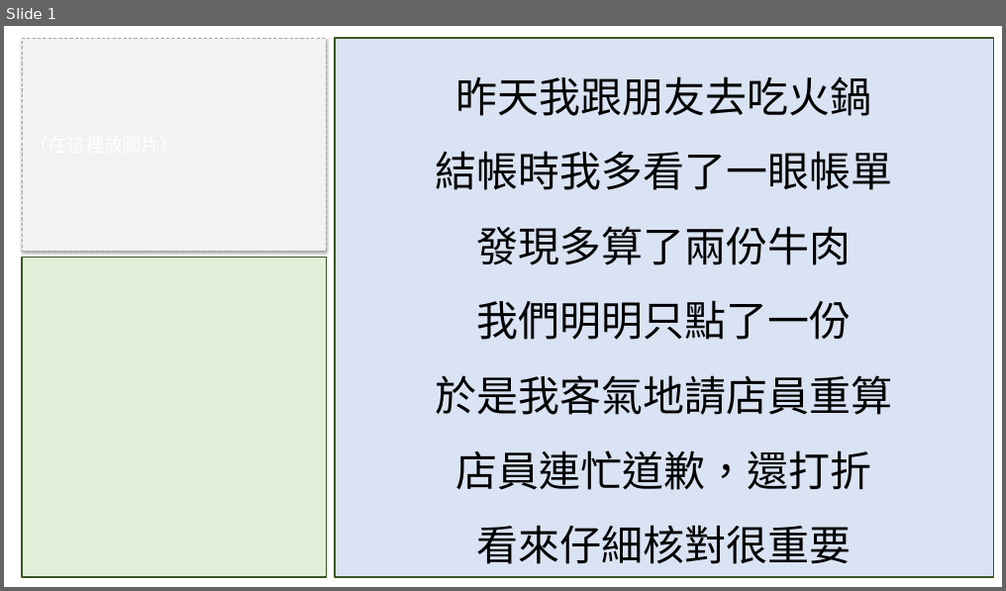
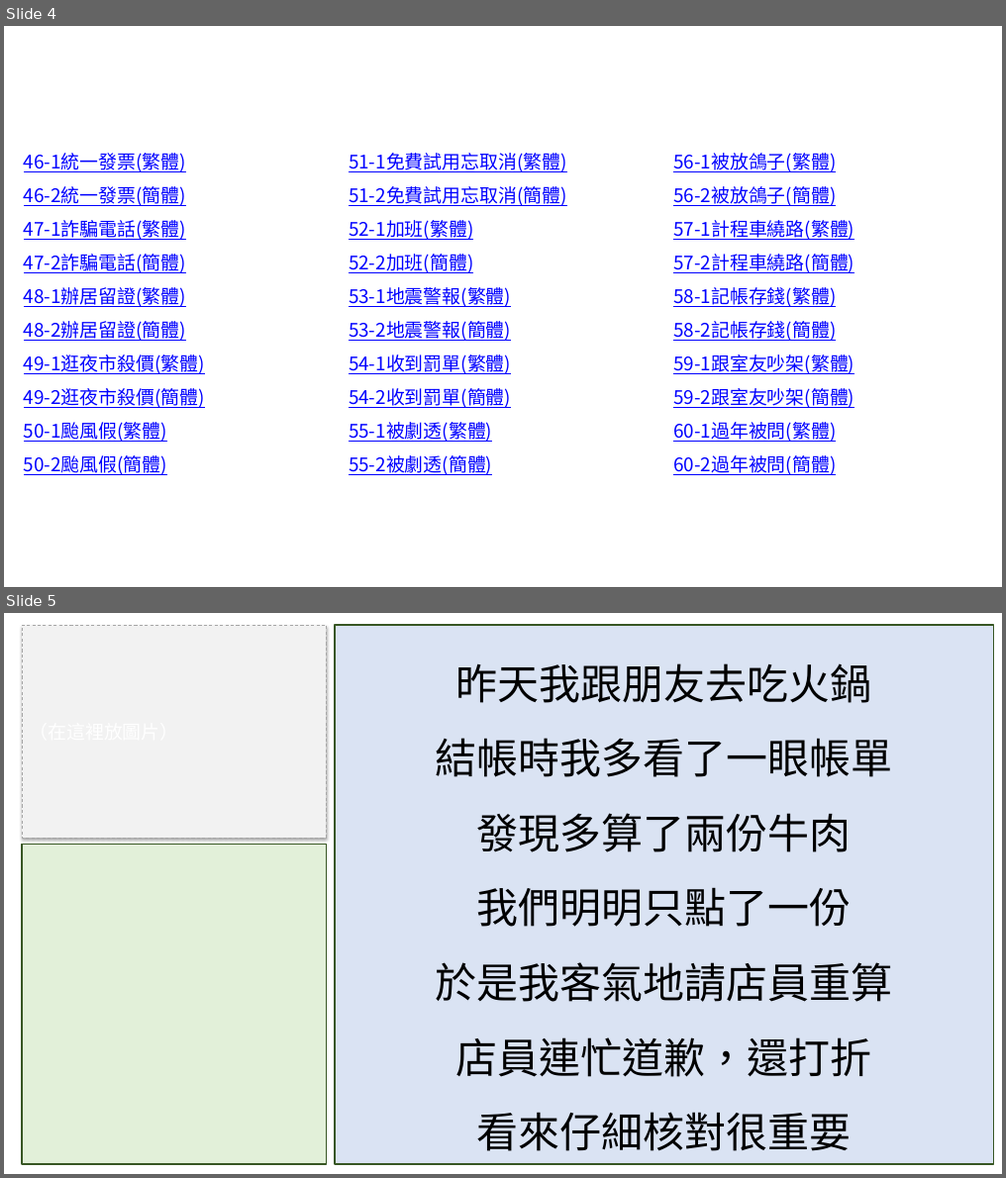
Before and after one commit to wangchiapin/lesson-decks, a slide deck: merged/B2_all.pptx. Shown one above the other, each under a label of ours: slide 1 before the commit, slides 4 and 5 after it. The pictures are 1006x591 and 1006x1178 pixels, drawn with LibreOffice and Linux fonts; fonts in the diff are those of the drawing. Boxes give left, top, right and bottom in pixels: in the first picture for what was removed or moved away, otherwise in the second. Text is boxed around its words. In the diff, an @@ line names an element or a change of style, - is before the commit and + after.

```diff
--- a/merged/B2_all.pptx
+++ b/merged/B2_all.pptx
@@ slide 4 added at bbox=[4, 26, 1002, 587], background #FFFFFF @@
@@ text added at bbox=[24, 153, 205, 475], 18 pt, text #0000FF, underline @@
+46-1統一發票(繁體)
+46-2統一發票(簡體)
+47-1詐騙電話(繁體)
+47-2詐騙電話(簡體)
+48-1辦居留證(繁體)
+48-2辦居留證(簡體)
+49-1逛夜市殺價(繁體)
+49-2逛夜市殺價(簡體)
+50-1颱風假(繁體)
+50-2颱風假(簡體)
@@ text added at bbox=[349, 153, 567, 475], 18 pt, text #0000FF, underline @@
+51-1免費試用忘取消(繁體)
+51-2免費試用忘取消(簡體)
+52-1加班(繁體)
+52-2加班(簡體)
+53-1地震警報(繁體)
+53-2地震警報(簡體)
+54-1收到罰單(繁體)
+54-2收到罰單(簡體)
+55-1被劇透(繁體)
+55-2被劇透(簡體)
@@ text added at bbox=[673, 153, 854, 475], 18 pt, text #0000FF, underline @@
+56-1被放鴿子(繁體)
+56-2被放鴿子(簡體)
+57-1計程車繞路(繁體)
+57-2計程車繞路(簡體)
+58-1記帳存錢(繁體)
+58-2記帳存錢(簡體)
+59-1跟室友吵架(繁體)
+59-2跟室友吵架(簡體)
+60-1過年被問(繁體)
+60-2過年被問(簡體)
@@ what was slide 1 is now slide 5 @@
```
Also in this commit, not shown: 3 other slides added, 23 other files.
